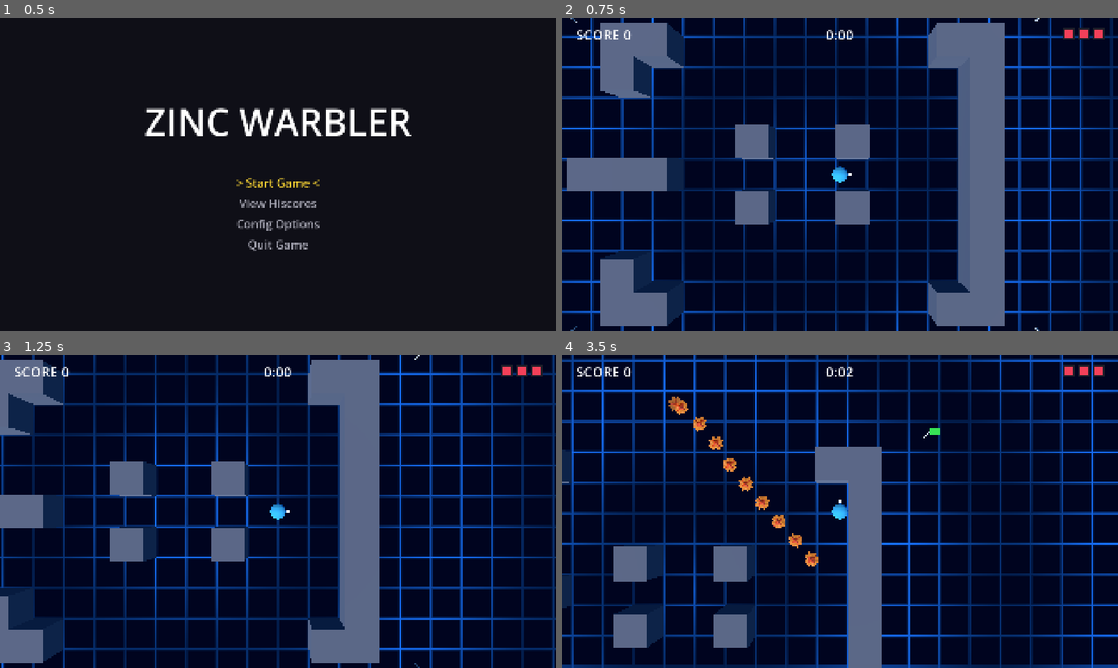
Above: before the commit, frames 1-4 (two rows, left to right).
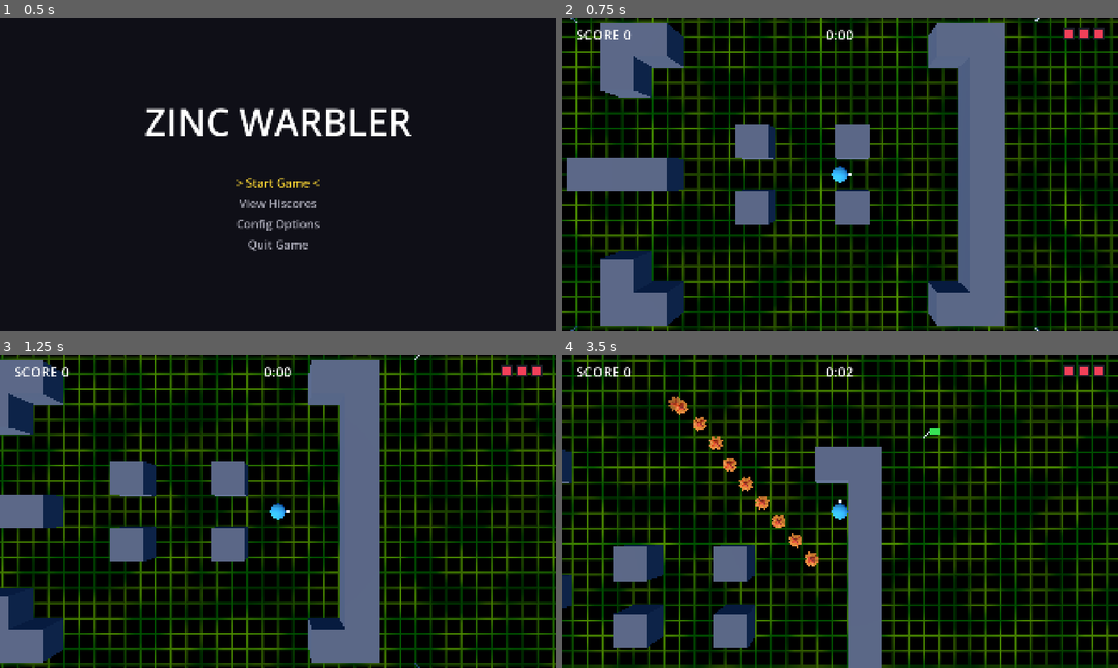
Above: after the commit, the same moments.

Repository: zoanthrope67/ZincWarbler
Game: Godot game, scene res://scn/bootstrap.tscn
Two runs of this game, one before a commit and one after it. Both use one fixed random seed, a clock stepped at 60 frames per second and the inputs below.
Inputs (mouse positions are in pixels of both pictures, inside the frame that each line leads up to):
- Up to frame 1 (0.5 s): no input
- Up to frame 2 (0.75 s): tap Enter at 0.5 s; move the mouse to (962, 158) at 0.52 s; hold Right (move_right) from 0.53 s (still down); hold Z (confirm) from 0.53 s (still down); click (962, 158) at 0.67 s
- Up to frame 3 (1.25 s): keep holding Right (move_right); keep holding Z (confirm)
- Up to frame 4 (3.5 s): move the mouse to (728, 527) at 1.27 s; release Right (move_right) at 1.28 s; release Z (confirm) at 1.28 s; hold X (back) 1.28-2.03 s; tap Z (confirm) at 1.35, 2.85 s; move the mouse to (895, 442) at 2.02 s; hold Right (move_right) 2.03-2.78 s; hold Z (confirm) 2.03-2.78 s; move the mouse to (812, 574) at 2.77 s; hold Up (move_up) from 2.78 s (still down); click (812, 574) at 2.92 s

Frame 1 is identical in both runs. In frame 2, 79% of the frame differs, in the area x 0-100%, y 0-100%; in frame 3, 82%; in frame 4, 89%.

Commit message:
Add a new floor shader effect

Diff:
--- a/src/gfx/placeholder/placeholder_cyber_floor.gdshader
+++ /dev/null
@@ -1,52 +0,0 @@
-// Placeholder "cyber" floor: a dark blue surface with glowing blue grid lines
-// and a slow pulse rippling outwards. Used by the PlaceholderFloor plane in
-// scn/game/arena.tscn (docs/asset_tracking.txt).
-//
-// The grid is drawn in world meters, so it stays lined up with the wall tiles
-// wherever the plane is and however big it is.
-//
-// Change the settings by selecting PlaceholderFloor in scn/game/arena.tscn and
-// opening Mesh > Material > Shader Parameters in the Inspector.
-shader_type spatial;
-// Unshaded: the floor ignores lights and the sky, it is always these colours.
-render_mode unshaded, shadows_disabled;
-
-// Colour of the floor between the lines.
-uniform vec3 base_color : source_color = vec3(0.02, 0.04, 0.13);
-// Colour of the grid lines.
-uniform vec3 line_color : source_color = vec3(0.1, 0.45, 1.0);
-// Size of one grid square in meters. 4 matches the wall tiles.
-uniform float cell_size = 4.0;
-// Width of the grid lines in meters.
-uniform float line_width = 0.12;
-// How much the pulse brightens and darkens the lines. 0 turns the pulse off.
-uniform float pulse_strength : hint_range(0.0, 1.0) = 0.4;
-// How fast the pulse ripples outwards.
-uniform float pulse_speed = 2.0;
-// Meters between one pulse ring and the next.
-uniform float pulse_spacing = 30.0;
-// Where the pulse ripples out from (X and Z in the world). The arena's middle.
-uniform vec2 pulse_centre = vec2(40.0, 30.0);
-
-varying vec2 world_xz;
-
-void vertex() {
-	world_xz = (MODEL_MATRIX * vec4(VERTEX, 1.0)).xz;
-}
-
-void fragment() {
-	// Distance in meters to the nearest grid line, along X and along Z.
-	vec2 to_line = abs(fract(world_xz / cell_size - 0.5) - 0.5) * cell_size;
-	// fwidth = how far the world position changes across one pixel; used to
-	// keep the lines' edges smooth at any screen size.
-	vec2 aa = fwidth(world_xz);
-	float half_width = line_width * 0.5;
-	vec2 lines = 1.0 - smoothstep(vec2(half_width) - aa, vec2(half_width) + aa, to_line);
-	float line = max(lines.x, lines.y);
-
-	// Rings of brightness moving outwards from pulse_centre.
-	float wave = sin(TIME * pulse_speed - distance(world_xz, pulse_centre) * TAU / pulse_spacing);
-	float pulse = 1.0 + pulse_strength * wave;
-
-	ALBEDO = mix(base_color, line_color * pulse, line);
-}
--- /dev/null
+++ b/src/gfx/placeholder/placeholder_noise_colour_floor.gdshader
@@ -0,0 +1,80 @@
+// Placeholder floor: a straight grid whose lines slowly shift between two
+// colours in drifting patches, using Perlin noise. Used by the PlaceholderFloor
+// plane in scn/game/arena.tscn (docs/asset_tracking.txt).
+//
+// The grid and the noise are measured in world meters, so they stay fixed to
+// the floor wherever the plane is and however big it is.
+//
+// Change the settings by selecting PlaceholderFloor in scn/game/arena.tscn and
+// opening Mesh > Material > Shader Parameters in the Inspector.
+shader_type spatial;
+// Unshaded: the floor ignores lights and the sky, it is always these colours.
+render_mode unshaded, shadows_disabled;
+
+// Colour of the floor between the lines.
+uniform vec3 base_color : source_color = vec3(0.84, 0.66, 0.37);
+// The two colours the grid lines shift between.
+uniform vec3 line_color : source_color = vec3(0.143, 0.137, 0.150);
+uniform vec3 line_color_2 : source_color = vec3(0.55, 0.12, 0.10);
+// Size of one grid square in meters. 4 matches the wall tiles.
+uniform float cell_size = 1.0;
+// Width of the grid lines in meters.
+uniform float line_width = 0.1;
+
+// Size of the colour patches in meters. Larger numbers give bigger patches.
+uniform float noise_size = 10.0;
+// How fast the patches drift and change shape, in meters per second. 0 freezes them.
+uniform float noise_speed = 1.0;
+// How sharp the change between the two colours is. 1 is a soft blend;
+// higher numbers give harder-edged patches.
+uniform float colour_contrast = 1.5;
+
+varying vec2 world_xz;
+
+void vertex() {
+	world_xz = (MODEL_MATRIX * vec4(VERTEX, 1.0)).xz;
+}
+
+// A random direction for each corner of the noise grid.
+vec2 corner_gradient(vec2 corner) {
+	float angle = fract(sin(dot(corner, vec2(127.1, 311.7))) * 43758.5453) * TAU;
+	return vec2(cos(angle), sin(angle));
+}
+
+// Classic 2D Perlin (gradient) noise. Smooth hills and valleys, roughly -0.7 to 0.7,
+// with one hill or valley per unit of `p`.
+float perlin(vec2 p) {
+	vec2 cell = floor(p);
+	vec2 f = fract(p);
+	// Perlin's smooth fade curve, so the noise has no visible creases.
+	vec2 u = f * f * f * (f * (f * 6.0 - 15.0) + 10.0);
+	float a = dot(corner_gradient(cell), f);
+	float b = dot(corner_gradient(cell + vec2(1.0, 0.0)), f - vec2(1.0, 0.0));
+	float c = dot(corner_gradient(cell + vec2(0.0, 1.0)), f - vec2(0.0, 1.0));
+	float d = dot(corner_gradient(cell + vec2(1.0, 1.0)), f - vec2(1.0, 1.0));
+	return mix(mix(a, b, u.x), mix(c, d, u.x), u.y);
+}
+
+void fragment() {
+	// Distance in meters to the nearest grid line, along X and along Z.
+	vec2 to_line = abs(fract(world_xz / cell_size - 0.5) - 0.5) * cell_size;
+	// fwidth = how far the world position changes across one pixel; used to
+	// keep the lines' edges smooth at any screen size.
+	vec2 aa = fwidth(world_xz);
+	float half_width = line_width * 0.5;
+	vec2 lines = 1.0 - smoothstep(vec2(half_width) - aa, vec2(half_width) + aa, to_line);
+	float line = max(lines.x, lines.y);
+
+	// Two noise layers drifting in different directions, averaged, so the
+	// patches change shape as they move instead of just sliding.
+	float drift = TIME * noise_speed;
+	float n = 0.5 * (
+		perlin((world_xz + vec2(drift, 0.0)) / noise_size)
+		+ perlin((world_xz + vec2(17.3, 41.9) - vec2(0.0, drift)) / noise_size)
+	);
+	// Turn the noise (about -0.5 to 0.5 here) into 0..1: 0 = line_color, 1 = line_color_2.
+	float shift = clamp(0.5 + n * colour_contrast * 2.0, 0.0, 1.0);
+	vec3 lines_colour = mix(line_color, line_color_2, shift);
+
+	ALBEDO = mix(base_color, lines_colour, line);
+}
--- a/src/scn/game/arena.tscn
+++ b/src/scn/game/arena.tscn
@@ -3,9 +3,9 @@
 [ext_resource type="Script" uid="uid://jg3y1yn0fiob" path="res://scripts/game/arena.gd" id="1_canl7"]
 [ext_resource type="MeshLibrary" uid="uid://bc1vvx05jx71l" path="res://gfx/placeholder/placeholder_wall_library.tres" id="2_6wbug"]
 [ext_resource type="PackedScene" path="res://scn/game/flag.tscn" id="3_bb2n5"]
-[ext_resource type="Texture2D" path="res://gfx/sky/autumn_field_puresky_1k.hdr" id="4_sky"]
-[ext_resource type="PackedScene" path="res://scn/game/border_storm.tscn" id="5_storm"]
-[ext_resource type="Shader" path="res://gfx/placeholder/placeholder_cyber_floor.gdshader" id="6_floor"]
+[ext_resource type="Shader" uid="uid://rs2p8qq40cpm" path="res://gfx/placeholder/placeholder_noise_colour_floor.gdshader" id="4_2nalq"]
+[ext_resource type="Texture2D" uid="uid://brnftjsoioogn" path="res://gfx/sky/autumn_field_puresky_1k.hdr" id="4_sky"]
+[ext_resource type="PackedScene" uid="uid://d2pa373vunhn5" path="res://scn/game/border_storm.tscn" id="5_storm"]
 
 [sub_resource type="PanoramaSkyMaterial" id="PanoramaSkyMaterial_sky"]
 panorama = ExtResource("4_sky")
@@ -21,15 +21,16 @@
 reflected_light_source = 2
 
 [sub_resource type="ShaderMaterial" id="ShaderMaterial_floor"]
-shader = ExtResource("6_floor")
-shader_parameter/base_color = Color(0.02, 0.04, 0.13, 1)
-shader_parameter/line_color = Color(0.1, 0.45, 1, 1)
-shader_parameter/cell_size = 4.0
-shader_parameter/line_width = 0.12
-shader_parameter/pulse_strength = 0.4
-shader_parameter/pulse_speed = 2.0
-shader_parameter/pulse_spacing = 30.0
-shader_parameter/pulse_centre = Vector2(40, 30)
+render_priority = 0
+shader = ExtResource("4_2nalq")
+shader_parameter/base_color = Color(0.01, 0.01, 0.01, 1)
+shader_parameter/line_color = Color(0.011764706, 0.4862745, 0.011764706, 1)
+shader_parameter/line_color_2 = Color(0.44486517, 0.8314432, 0, 1)
+shader_parameter/cell_size = 2.0
+shader_parameter/line_width = 0.1
+shader_parameter/noise_size = 5.0
+shader_parameter/noise_speed = 3.0
+shader_parameter/colour_contrast = 1.5
 
 [sub_resource type="PlaneMesh" id="PlaneMesh_floor"]
 material = SubResource("ShaderMaterial_floor")
@@ -52,7 +53,7 @@
 [node name="PlaceholderEnvironment" type="WorldEnvironment" parent="." unique_id=2137882909]
 environment = SubResource("Environment_lyvdg")
 
-[node name="PlaceholderFloor" type="MeshInstance3D" parent="."]
+[node name="PlaceholderFloor" type="MeshInstance3D" parent="." unique_id=856801366]
 transform = Transform3D(1, 0, 0, 0, 1, 0, 0, 0, 1, 40, 0, 30)
 cast_shadow = 0
 mesh = SubResource("PlaneMesh_floor")
@@ -155,5 +156,5 @@
 transform = Transform3D(1, 0, 0, 0, 1, 0, 0, 0, 1, 0, 0, -16)
 gizmo_extents = 1.5
 
-[node name="BorderStorm" parent="." instance=ExtResource("5_storm")]
+[node name="BorderStorm" parent="." unique_id=1119048562 instance=ExtResource("5_storm")]
 transform = Transform3D(1, 0, 0, 0, 1, 0, 0, 0, 1, 40, 0, 30)
Not shown, removed: src/gfx/placeholder/placeholder_cyber_floor.gdshader.uid
Not shown, added: src/gfx/placeholder/placeholder_noise_colour_floor.gdshader.uid
Not shown, changed: docs/DESIGNER_GUIDE.md
